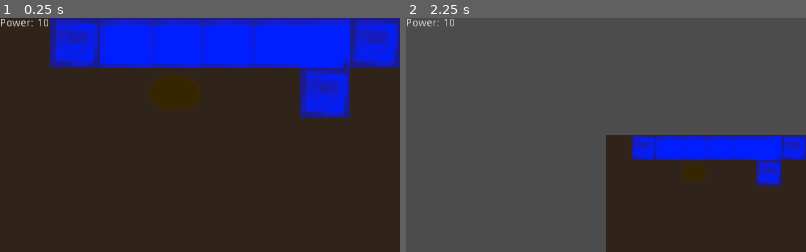
Above: before the commit, frames 1-2 (left to right).
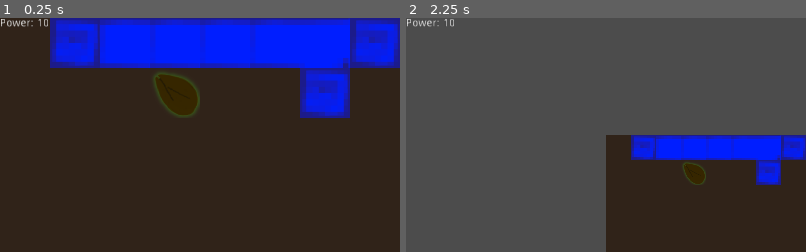
Above: after the commit, the same moments.

Repository: BigAwesome/SpringJam2D
Game: Godot game, scene res://scenes/game.tscn
The game is run twice, just before and just after one commit, with the same random seed, the same clock (stepped at 60 frames per second) and the same inputs.
Inputs (mouse positions are % of the whole screen's width and height, from its top left):
- Up to frame 1 (0.25 s): no input
- Up to frame 2 (2.25 s): tap Enter at 0.5, 2 s; move the mouse to (72, 45) at 0.52 s; press the mouse at (72, 45) at 0.53 s; tap Space at 1.25 s; move the mouse to (30, 55) at 1.27 s; release the mouse at (30, 55) at 1.28 s; right-click (30, 55) at 1.35 s; click (30, 55) at 1.42 s; move the mouse to (60, 28) at 2.02 s; tap Mouse wheel down (mouse_wheel_down) at 2.1 s; click (60, 28) at 2.17 s
The pictures show only the part of the screen within x 0-50%, y 0-50%; the shares and areas given below are measured in that part.

The runs differ from the first frame. In frame 1, 0.6% of the frame differs, in the area x 37-50%, y 23-43%; in frame 2, 0.1%.

Commit message:
added nut style seeds

Diff:
--- a/nodes/plants/bot_tree.tscn
+++ b/nodes/plants/bot_tree.tscn
@@ -1,6 +1,6 @@
 [gd_scene load_steps=4 format=2]
 
-[ext_resource path="res://assets/sprites/plants/bot_seed.png" type="Texture" id=1]
+[ext_resource path="res://assets/sprites/plants/bot_seed_bg.png" type="Texture" id=1]
 [ext_resource path="res://assets/sprites/main_tileset.tres" type="TileSet" id=2]
 [ext_resource path="res://scripts/bot_tree.gd" type="Script" id=3]
 
--- a/nodes/plants/tree.tscn
+++ b/nodes/plants/tree.tscn
@@ -1,7 +1,7 @@
 [gd_scene load_steps=4 format=2]
 
 [ext_resource path="res://scripts/plants/tree.gd" type="Script" id=1]
-[ext_resource path="res://assets/sprites/plants/seed.png" type="Texture" id=2]
+[ext_resource path="res://assets/sprites/plants/seed_bg.png" type="Texture" id=2]
 [ext_resource path="res://assets/sprites/main_tileset.tres" type="TileSet" id=3]
 
 [node name="Tree" type="Node2D"]
Binary file changed: assets/sprites/map_placeholder.png
Binary file added: assets/sprites/plants/bot_seed_bg.png
Not shown, added: assets/sprites/plants/bot_seed_bg.png.import
Binary file changed: assets/sprites/plants/seed.png
Binary file added: assets/sprites/plants/seed_bg.png
Not shown, added: assets/sprites/plants/seed_bg.png.import
